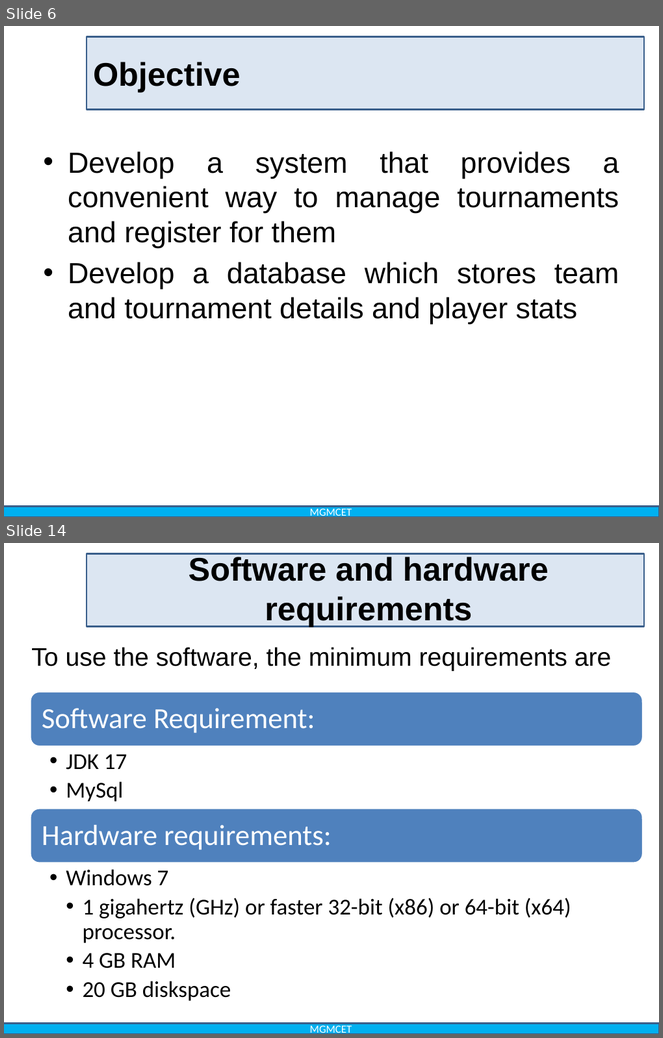
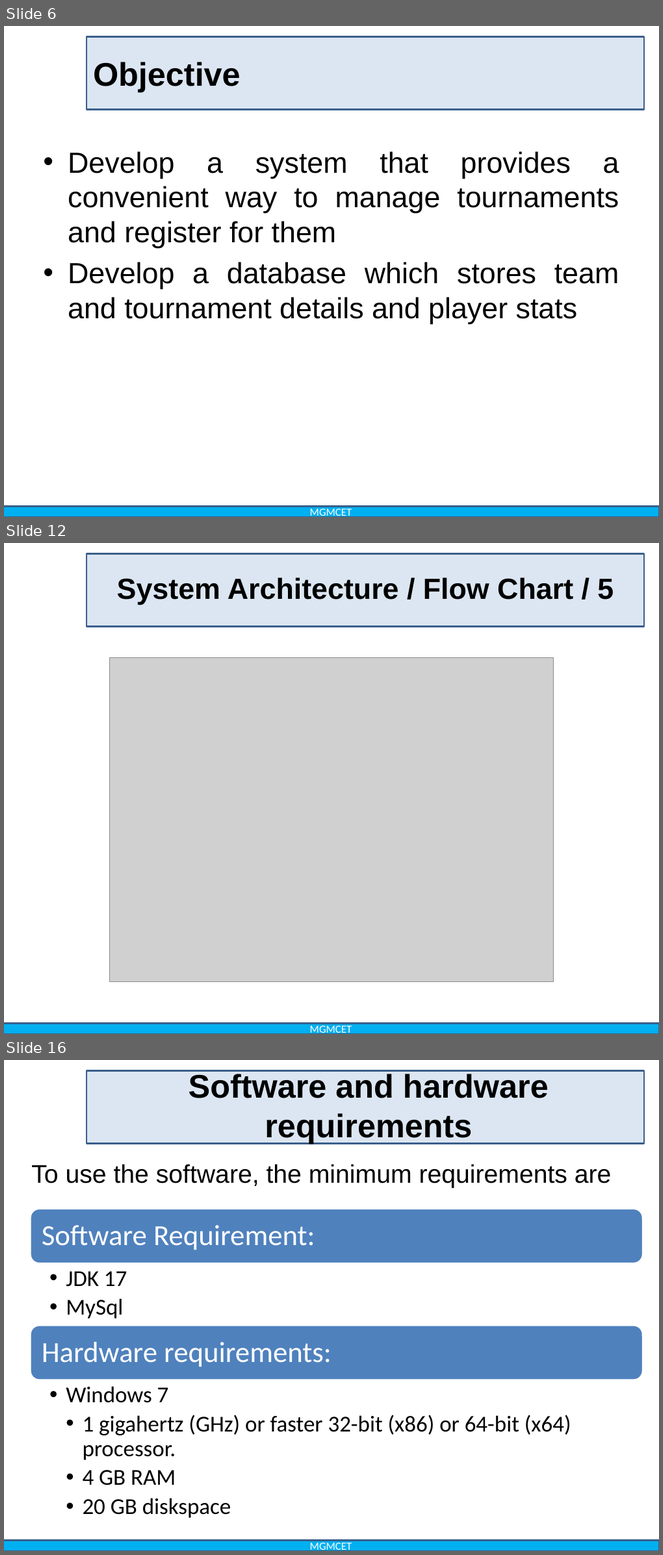
Before and after one commit to pawarherschel/college-project-docs, a slide deck: G3_36,39,28,09.pptx. Shown one above the other, each under a label of ours: slides 6 and 14 before the commit, slides 6, 12 and 16 after it; the slides between them are not shown. The pictures are 663x1038 and 663x1555 pixels, drawn with LibreOffice and Linux fonts; fonts in the diff are those of the drawing; grey boxes stand for pictures; background and template pictures are left out. Boxes give left, top, right and bottom in pixels: in the first picture for what was removed or moved away, otherwise in the second. Text is boxed around its words. In the diff, an @@ line names an element or a change of style, - is before the commit and + after.

```diff
--- a/G3_36,39,28,09.pptx
+++ b/G3_36,39,28,09.pptx
@@ slide 12 added at [4, 543, 659, 1034], background #FFFFFF; not listed: 2 template elements that a slide beside it also shows @@
@@ title added at [117, 577, 614, 605], 32 pt, text #000000, bold @@
+System Architecture / Flow Chart / 5
@@ picture added at [109, 657, 554, 982] @@
@@ what was slide 14 is now slide 16 @@
```
Also in this commit, not shown: 8 slides changed, 1 other slide added, 17 other files.
